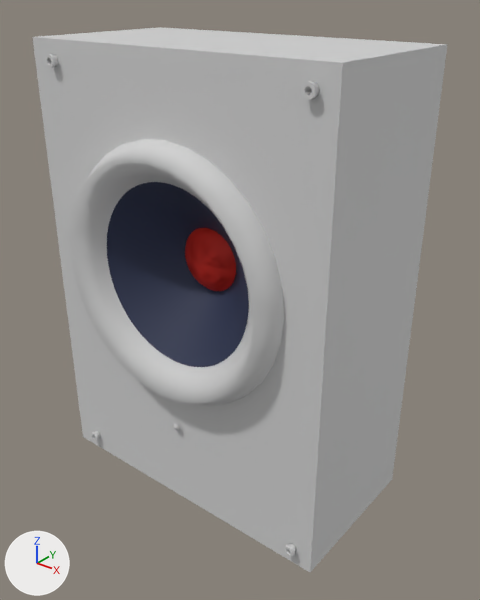
One commit to the OBJ model assets/Speaker.obj: the scene before it, then after it.
Both versions are drawn from a 50 mm camera at (2.4, -3.08, 3.33) aimed at (0.1, -0.2, 1.54). Every picture has the same lights, and +X, +Y and +Z are marked at lower left. Where no turn or scale is listed for an object, it has been applied to the vertices.

In view in the first picture: 'Cube_Cube.001', 'Sphere'.
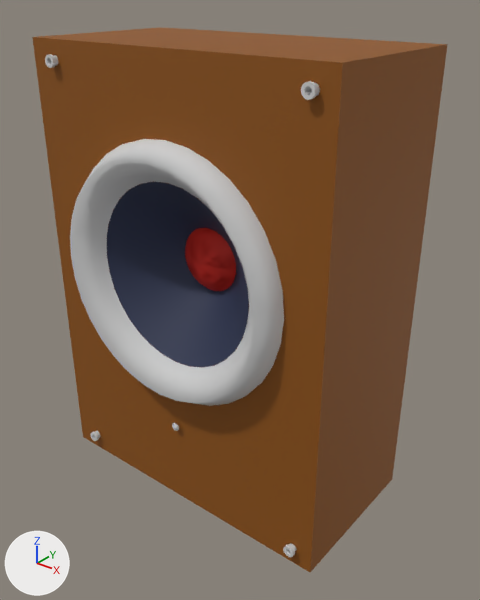
Boxes [x1, y1, x2, y2] around the edits, measured in the pictures (480 x 600 px):
'Cube_Cube.001', recoloured (grey to brown): [32, 27, 448, 572] in both

The edits, one by one:
Material 'Material' (mat_material) is new.
Its base color is (0.267, 0.0827, 0.00146) (brown #8d5105).
Its roughness is 0.69.
me_cube_cube_001 has 77 vertices, 105 faces and spans x -1.0..1.0, y -0.69..0.32, z 0.27..3.02.
me_cube_cube_001 no longer uses material mat_material_003 (light grey #d1d1d1).
me_cube_cube_001 now uses material mat_material (brown #8d5105).
